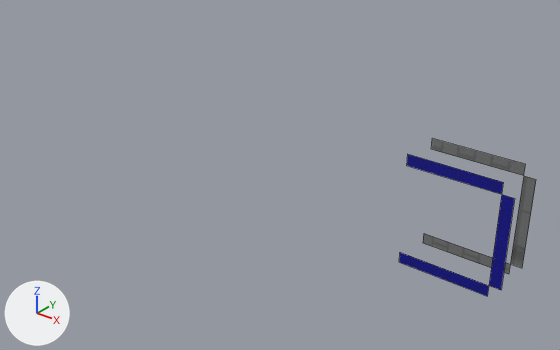
Before and after pictures for a commit that changed the Blender file data/levels/doom/e1m1/e1m1_blender.blend.
One viewpoint serves both versions: a 50 mm camera at (-319.0, -1603.0, -2266.0) aimed at (-1699.0, 121.0, -3335.0). The lights are fixed; the arrows at lower left show +X, +Y and +Z. Mesh edges are drawn as thin lines.

The scene before the commit, as lines of its bpy script (objects in view):
```python
me_basinceiling = bpy.data.meshes.new('BasinCeiling')
me_basinceiling.from_pydata(...)  # 10 vertices, 3 faces; spans x 336.0..624.0, y 56.0, z 64.0..384.0
me_basinceiling.materials.append(mat_ceil3_5_png)  # picture img_ceil3_5_png
me_basinfloor = bpy.data.meshes.new('BasinFloor')
me_basinfloor.from_pydata(...)  # 10 vertices, 3 faces; spans x 336.0..624.0, y -72.0, z 64.0..384.0
me_basinfloor.materials.append(mat_flat14_png)  # picture img_flat14_png
ob_mesh_001 = bpy.data.objects.new('Mesh.001', me_basinceiling)
ob_mesh_001.location = (-1520.0, 64.0, -3456.0)
ob_mesh_002 = bpy.data.objects.new('Mesh.002', me_basinfloor)
ob_mesh_002.location = (-1520.0, 64.0, -3456.0)
```
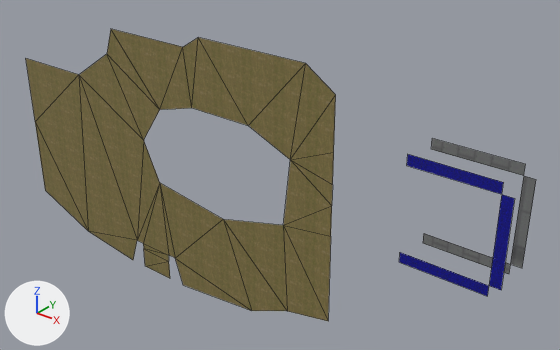
Where the change shows, as pixel boxes (x1, y1, x2, y2) in the pictures (560 x 350 px):
```json
{"object": "ObjBaseGeometry.002", "change": "added", "after": [26, 29, 336, 321], "on screen": "brown"}
```

The change, as JSON lines over the scene's bpy script:
```json
{"op": "add", "block": "img_floor7_1_png", "code": ["img_floor7_1_png = load_image('floor7_1.png', '../../../textures/doom/floor7_1.png', 64, 64, 'Non-Color')"]}
{"op": "add", "block": "mat_floor7_1_png", "code": ["mat_floor7_1_png = principled_material('floor7_1.png')", "mat_floor7_1_png.texture = img_floor7_1_png"]}
{"op": "add", "block": "me_basegeometry_002", "code": ["me_basegeometry_002 = bpy.data.meshes.new('BaseGeometry.002')", "me_basegeometry_002.from_pydata(...)  # 36 vertices, 36 faces; spans x -1216.0..144.0, y -120.0, z -320.0..576.0", "me_basegeometry_002.materials.append(mat_floor7_1_png)  # picture img_floor7_1_png"]}
{"op": "add", "block": "ob_objbasegeometry_002", "code": ["ob_objbasegeometry_002 = bpy.data.objects.new('ObjBaseGeometry.002', me_basegeometry_002)", "ob_objbasegeometry_002.location = (-1520.0, 64.0, -3456.0)"]}
```
